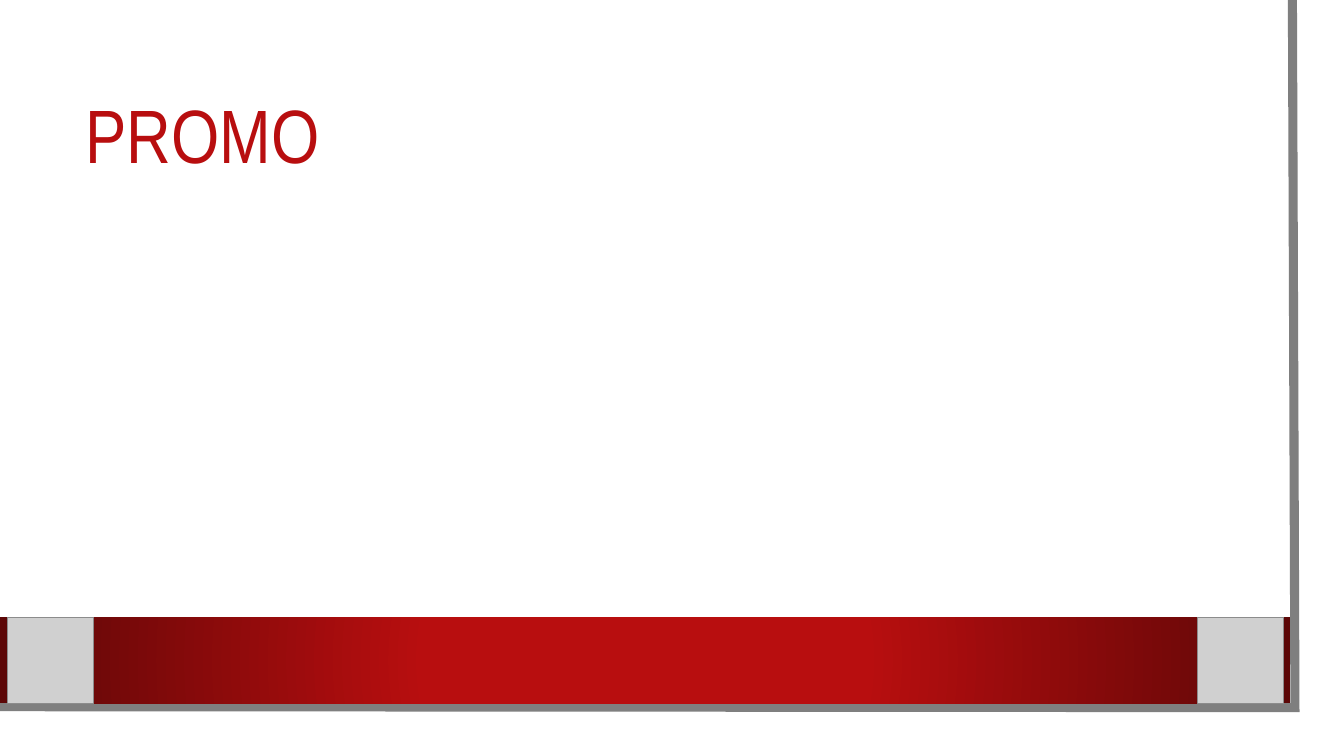
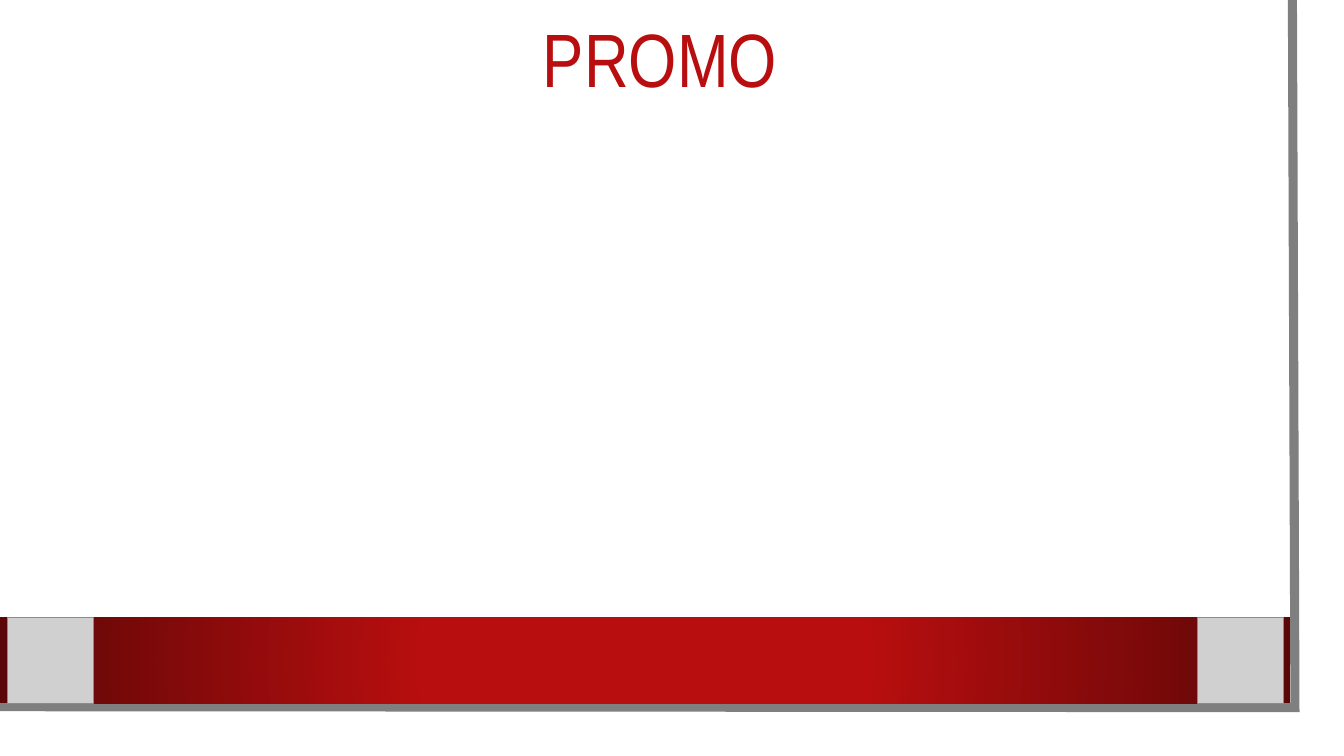
Before and after one commit to karpatililiana/Csapatmunka2.0, a slide deck: slide 6 of Programbemutató.pptx. Drawn at 1344x756 pixels with LibreOffice and Linux fonts; fonts in the diff are those of the drawing; grey boxes stand for pictures; background and template pictures are left out. Boxes give left, top, right and bottom in pixels: in the first picture for what was removed or moved away, otherwise in the second. Text is boxed around its words. In the diff, an @@ line names an element or a change of style, - is before the commit and + after.

```diff
--- a/Programbemutató.pptx
+++ b/Programbemutató.pptx
@@ title "PROMO": place and size @@
-title "PROMO" at [86, 110, 320, 164]
+title "PROMO" at [543, 34, 777, 88]
@@ title "PROMO" at [543, 34, 777, 88]: alignment left to centre @@
```
Also in this commit, not shown: 4 other slides changed.
